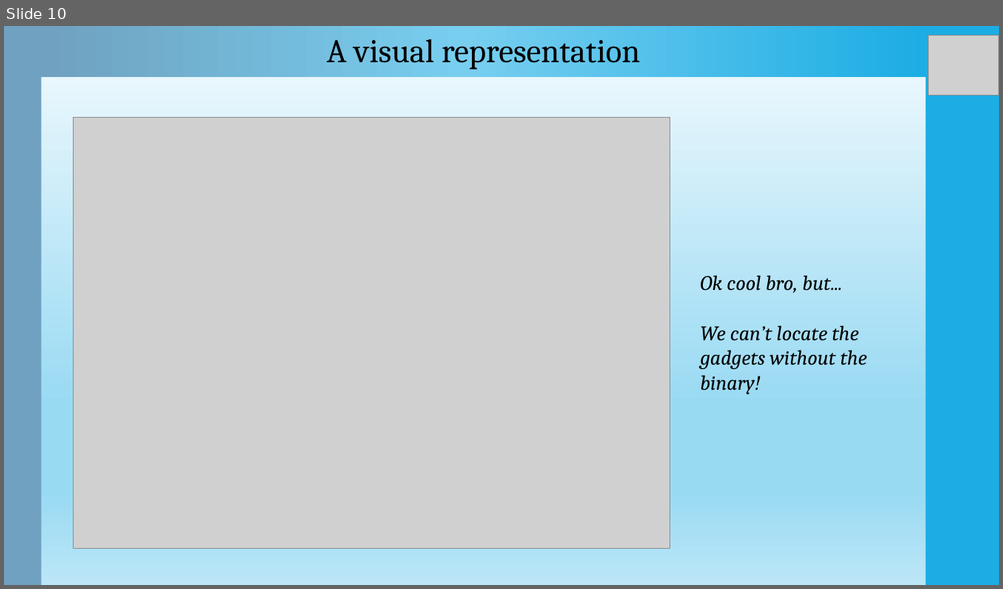
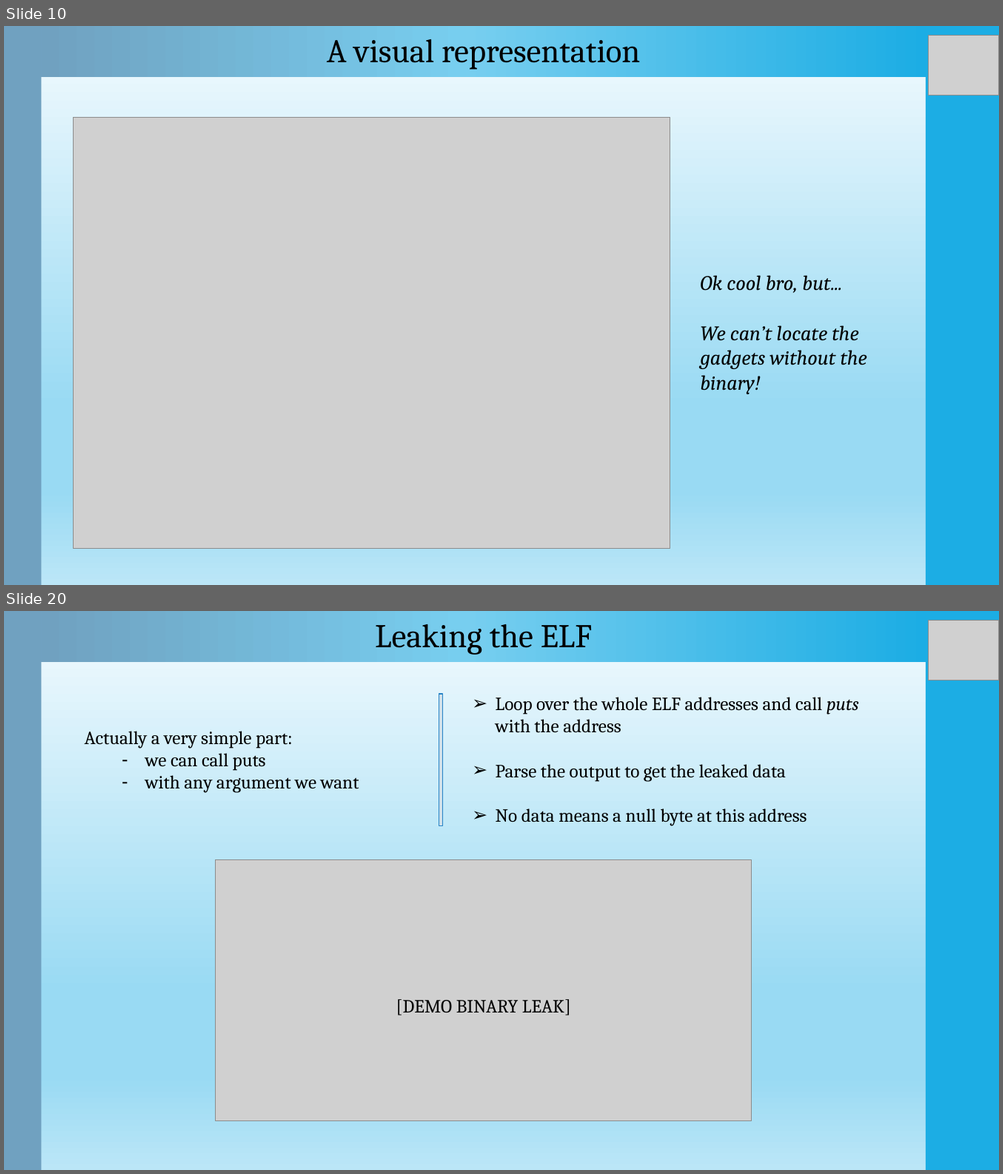
Before and after one commit to Ewael/LSE, a slide deck: Blind_Date/slides.pptx. Shown one above the other, each under a label of ours: slide 10 before the commit, slides 10 and 20 after it; the slides between them are not shown. The pictures are 1003x589 and 1003x1174 pixels, drawn with LibreOffice and Linux fonts; fonts in the diff are those of the drawing; grey boxes stand for pictures. Boxes give left, top, right and bottom in pixels: in the first picture for what was removed or moved away, otherwise in the second. Text is boxed around its words. In the diff, an @@ line names an element or a change of style, - is before the commit and + after.

```diff
--- a/Blind_Date/slides.pptx
+++ b/Blind_Date/slides.pptx
@@ slide 20 added at box(4, 611, 999, 1170), background gradient #F4FBFE to #99DAF3 to #BBE6F7; not listed: 2 template elements that a slide beside it also shows @@
@@ rectangle added at box(41, 611, 925, 663), fill gradient #1CADE4 to #77CEEF to #70A1C0 @@
@@ text added at box(375, 624, 592, 655), 32 pt, text #000000 @@
+Leaking the ELF
@@ picture added at box(928, 621, 999, 681) @@
@@ rectangle added at box(439, 694, 443, 826), fill #CFE0EA, outline #2683C6 1.1 pt @@
@@ text added at box(495, 697, 859, 826), 18 pt, text #000000 @@
+➢ Loop over the whole ELF addresses and call puts with the address
+➢ Parse the output to get the leaked data
+➢ No data means a null byte at this address
@@ text added at box(85, 731, 359, 793), 18 pt, text #000000 @@
+Actually a very simple part:
+  – we can call puts
+  – with any argument we want
@@ picture added at box(215, 860, 751, 1122) @@
@@ text added at box(396, 999, 571, 1016), 18 pt, text #000000 @@
+[DEMO BINARY LEAK]
```
Also in this commit, not shown: 7 slides changed, 13 other slides added, 4 slides removed.
